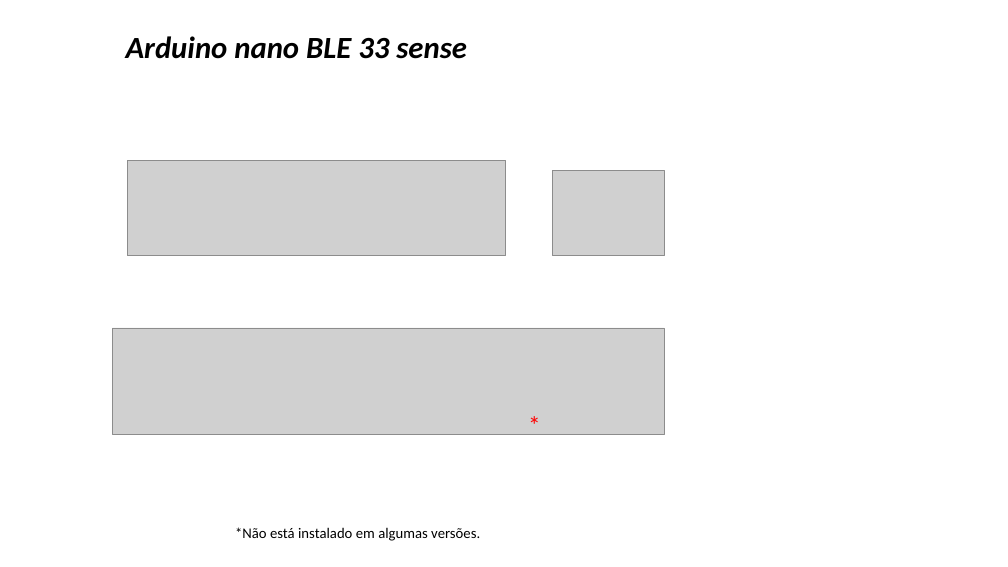
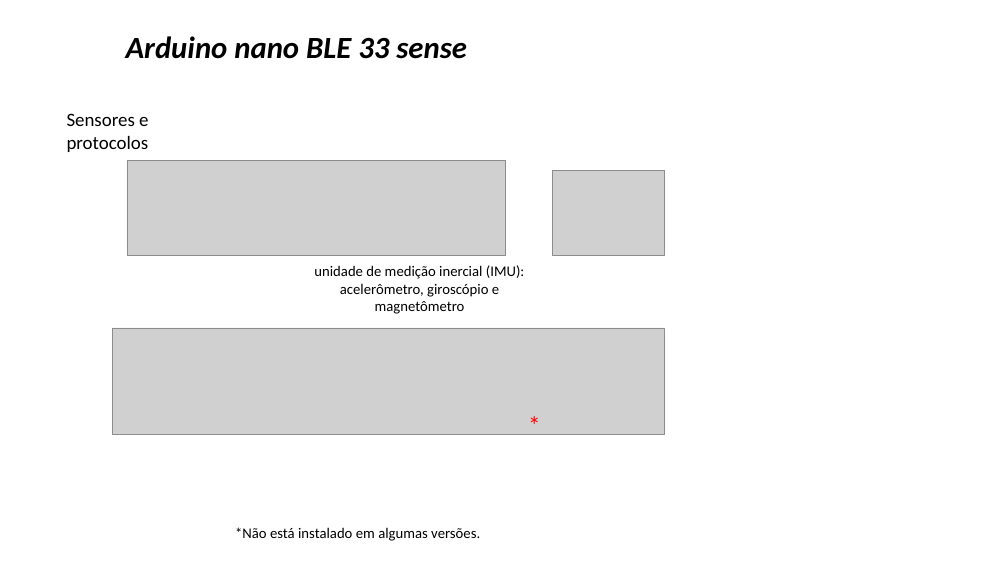
Before and after one commit to zz4fap/tp557-iot-ml, a slide deck: slide 3 of slides/TP557_14b_introducao_arduinoble.pptx. Drawn at 1008x567 pixels with LibreOffice and Linux fonts; fonts in the diff are those of the drawing; grey boxes stand for pictures; background and template pictures are left out. Boxes give left, top, right and bottom in pixels: in the first picture for what was removed or moved away, otherwise in the second. Text is boxed around its words. In the diff, an @@ line names an element or a change of style, - is before the commit and + after.

Commit message:
update of slides

```diff
--- a/slides/TP557_14b_introducao_arduinoble.pptx
+++ b/slides/TP557_14b_introducao_arduinoble.pptx
@@ text added at [67,113,149,152], 18 pt, text #000000 @@
+Sensores e protocolos
@@ text added at [314,265,525,314], 14 pt, text #000000 @@
+unidade de medição inercial (IMU): acelerômetro, giroscópio e magnetômetro
```
Also in this commit, not shown: 1 other slide changed.
